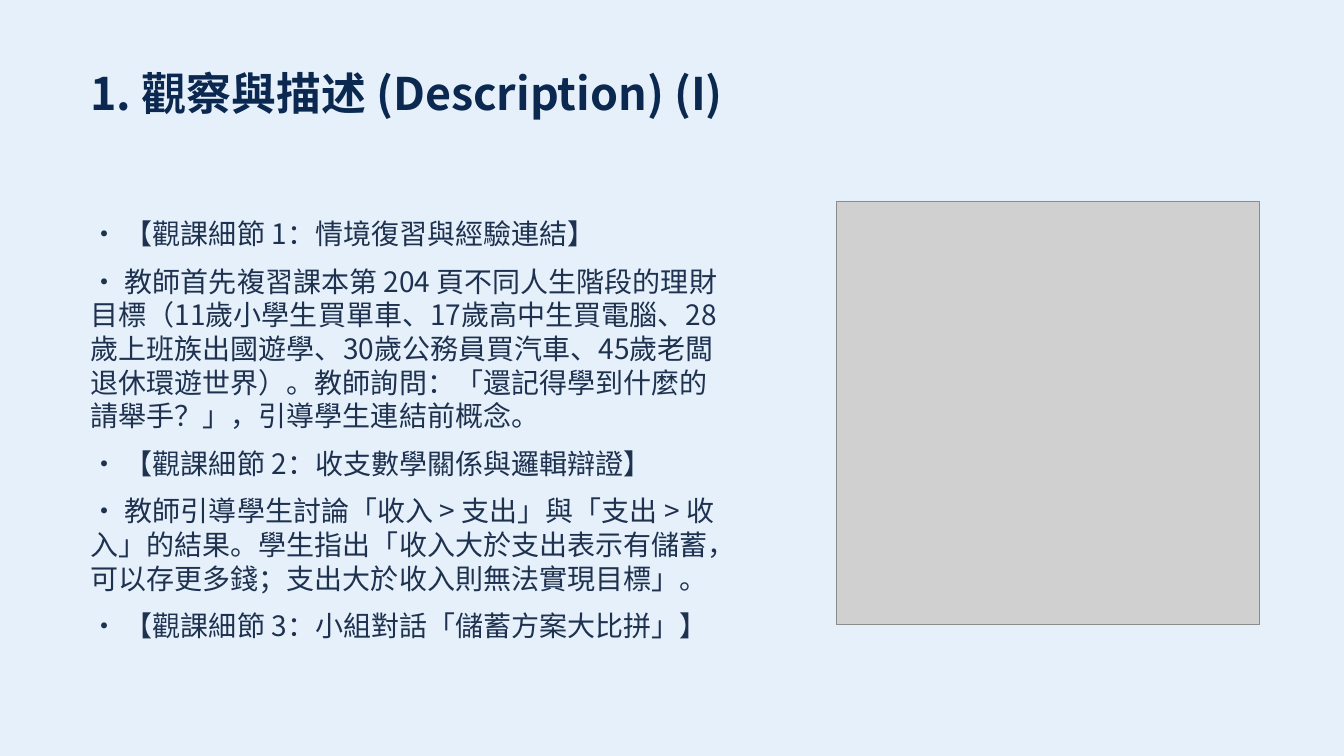
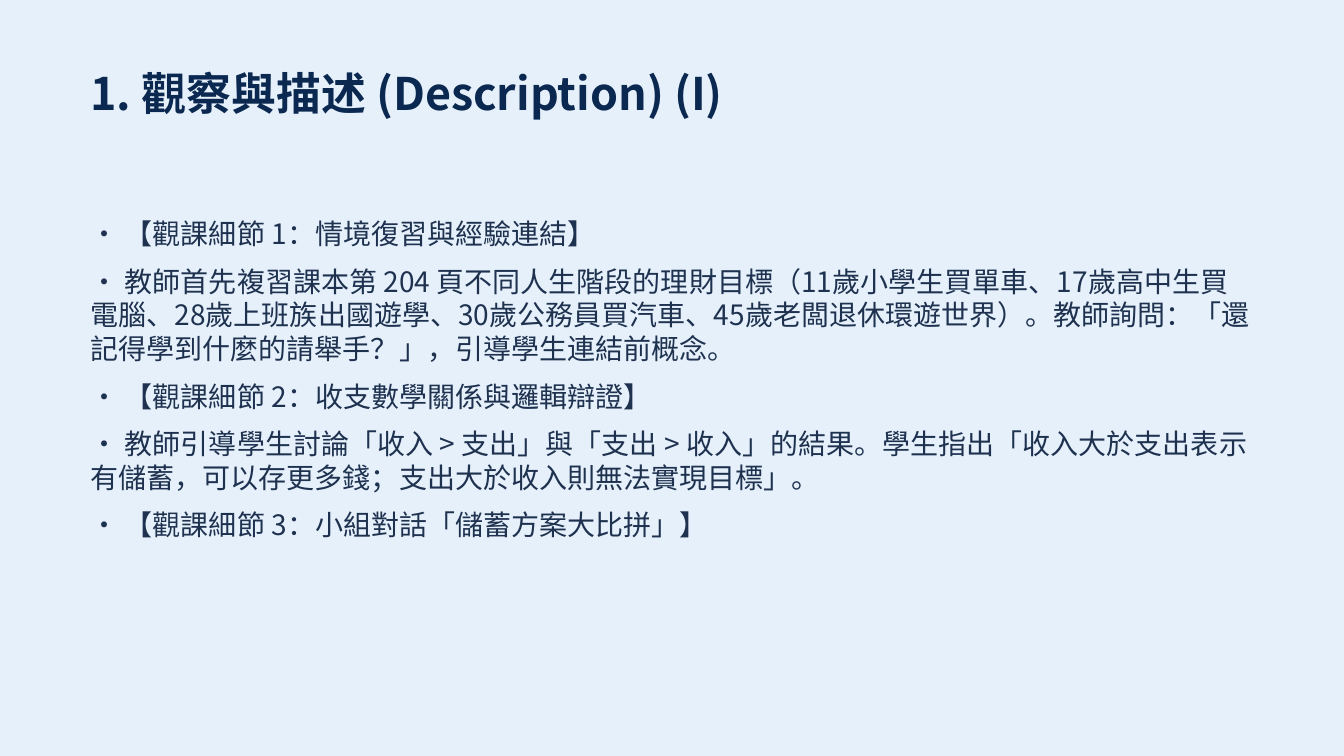
Before and after one commit to sspsapin5566/slc-5th-grade-social-study, a slide deck: slide 5 of output/slides.pptx. Drawn at 1344x756 pixels with LibreOffice and Linux fonts; fonts in the diff are those of the drawing; grey boxes stand for pictures. Boxes give left, top, right and bottom in pixels: in the first picture for what was removed or moved away, otherwise in the second. Text is boxed around its words. In the diff, an @@ line names an element or a change of style, - is before the commit and + after.

```diff
--- a/output/slides.pptx
+++ b/output/slides.pptx
@@ text "• 【觀課細節 1：情境復習與經驗連結】" rewrapped from (91,220,736,639) to (91,220,1250,538) @@
@@ picture removed at (837,202,1260,625) @@
```
Also in this commit, not shown: 3 slides removed, 4 other files.
